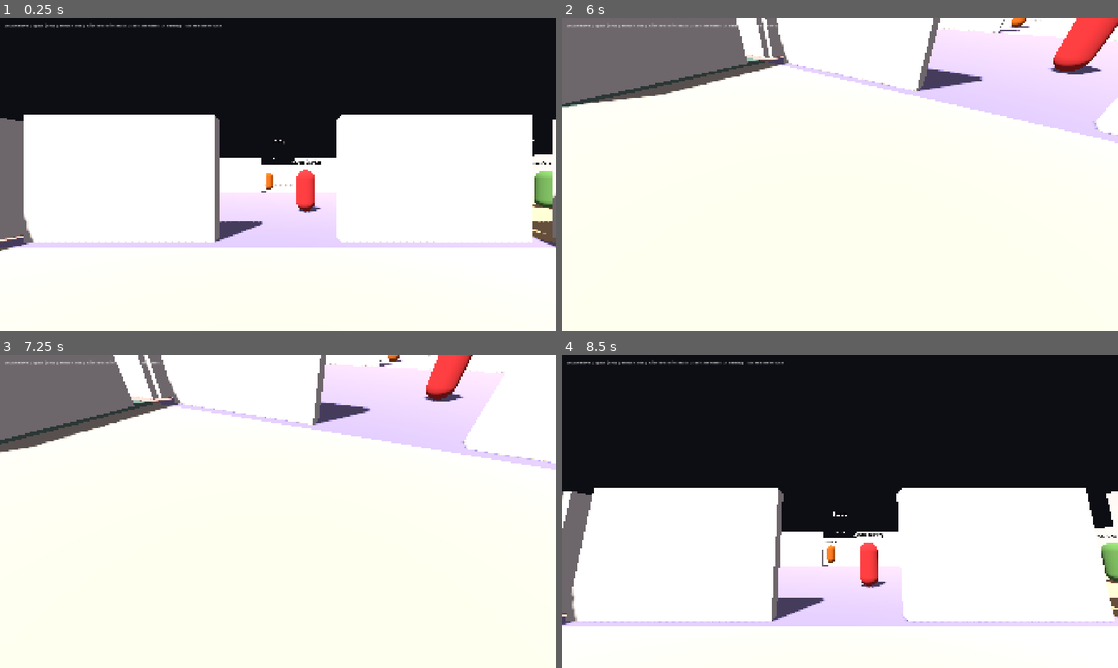
Above: before the commit, frames 1-4 (two rows, left to right).
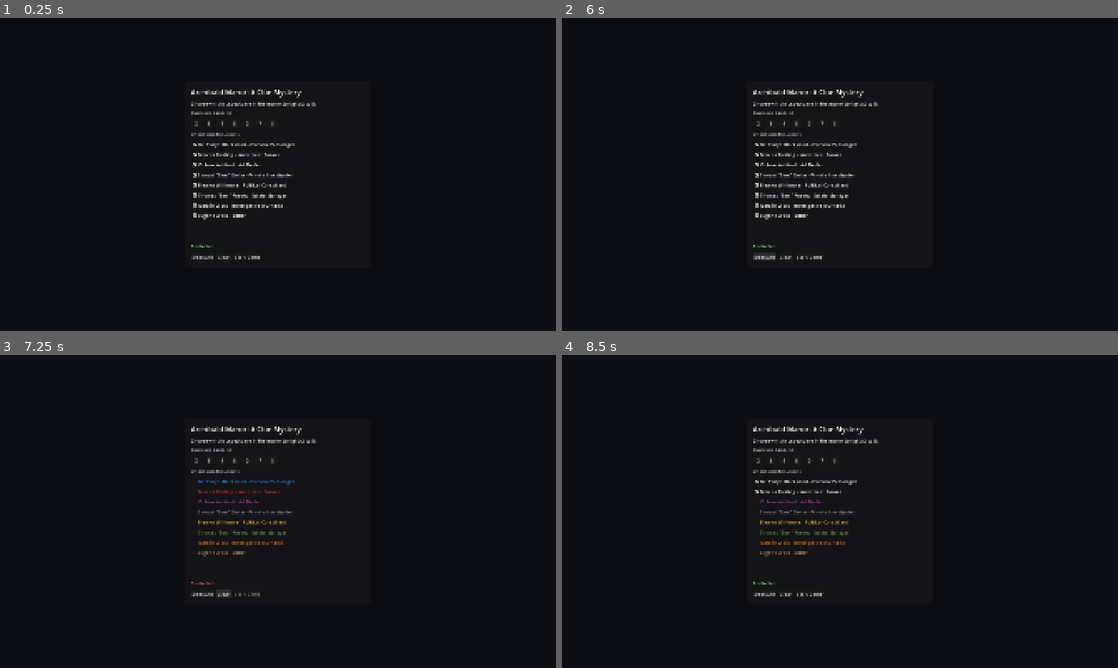
Above: after the commit, the same moments.

Repository: TylerHat/ArchibaldManorMystery
Game: Godot game, scene res://Scenes/Main.tscn
Same seed, same stepped clock (60 frames per second), same inputs: the game is played once before the commit and once after it.
Inputs (mouse positions are in pixels of both pictures, inside the frame that each line leads up to):
- Up to frame 1 (0.25 s): no input
- Up to frame 2 (6 s): click (756, 124) at 0.5 s, where only the run after the commit has a clickable "2"; click (773, 124) at 1.25 s, where only the run after the commit has a clickable "3"; click (784, 124) at 2 s, where only the run after the commit has a clickable "4"; click (795, 124) at 2.75 s, where only the run after the commit has a clickable "5"; click (812, 124) at 3.5 s, where only the run after the commit has a clickable "6"; click (823, 124) at 4.25 s, where only the run after the commit has a clickable "7"; click (834, 124) at 5 s, where only the run after the commit has a clickable "8"; click (762, 255) at 5.75 s, where only the run after the commit has a clickable "Select All"
- Up to frame 3 (7.25 s): click (222, 592) at 6.5 s, where only the run after the commit has a clickable "Clear"
- Up to frame 4 (8.5 s): click (840, 480) at 7.25 s, where only the run after the commit has a clickable "Dr. Evelyn Blackwood - Forens…"; click (840, 492) at 8 s, where only the run after the commit has a clickable "Marcus Sterling - Investment …"

The runs differ from the first frame. In frame 1, 66% of the frame differs, in the area x 0-100%, y 1-100%; in frame 2, 100%, in the area x 0-100%, y 0-100%; in frame 3, 100%; in frame 4, 55%.

Commit message:
Added a page in the begining to select how many characters will be in game

Diff:
--- a/scripts/GameManager.gd
+++ b/scripts/GameManager.gd
@@ -121,6 +121,11 @@
 var murder_weapon: String = ""
 var murder_time: String = ""
 var transcript: Array = [] # [{character_id, question, answer}]
+
+# Which of the 8 CHARACTERS are actually in the mansion this game, chosen on
+# the pre-game selection screen. Defaults to all 8 if start_new_game() is
+# ever called without an explicit list (e.g. old save/dev code paths).
+var active_character_ids: Array = []
 
 var _histories: Dictionary = {} # character_id -> Array[{role, content}] (in-character roleplay memory)
 var _summaries: Dictionary = {} # character_id -> {timeline, motive, slipups} (empty {} = none yet / parse failed)
@@ -166,12 +171,23 @@
 		InputMap.action_add_event(action_name, ev)
 
 
-## Call this once when a fresh game (or a restart) begins. Picks a new random
-## murderer and resets every character's conversation memory.
-func start_new_game() -> void:
+## Call this once when a fresh game (or a restart) begins. `character_ids` is
+## the list of suspect ids chosen on the pre-game selection screen (2-8 of
+## them); if left empty, all 8 CHARACTERS are used. Picks a new random
+## murderer from among only the active suspects, and resets every active
+## character's conversation memory.
+func start_new_game(character_ids: Array = []) -> void:
 	randomize()
-	var idx := randi() % CHARACTERS.size()
-	murderer_id = CHARACTERS[idx]["id"]
+	if character_ids.is_empty():
+		active_character_ids = []
+		for c in CHARACTERS:
+			active_character_ids.append(c["id"])
+	else:
+		active_character_ids = character_ids.duplicate()
+
+	var pool := active_characters()
+	var idx := randi() % pool.size()
+	murderer_id = pool[idx]["id"]
 	murder_weapon = WEAPON_OPTIONS[randi() % WEAPON_OPTIONS.size()]
 	murder_time = TIME_OPTIONS[randi() % TIME_OPTIONS.size()]
 	transcript.clear()
@@ -181,7 +197,7 @@
 	_request_queue.clear()
 	_busy = false
 	_current_request = {}
-	for c in CHARACTERS:
+	for c in pool:
 		_histories[c["id"]] = [{"role": "system", "content": _build_system_prompt(c["id"])}]
 
 	var mc := get_character(murderer_id)
@@ -193,6 +209,16 @@
 		if c["id"] == id:
 			return c
 	return {}
+
+
+## The subset of CHARACTERS actually in the mansion this game, in the same
+## stable order as CHARACTERS (order doesn't depend on selection order).
+func active_characters() -> Array:
+	var out := []
+	for c in CHARACTERS:
+		if active_character_ids.has(c["id"]):
+			out.append(c)
+	return out
 
 
 func _build_system_prompt(id: String) -> String:
--- a/scripts/Main.gd
+++ b/scripts/Main.gd
@@ -81,15 +81,30 @@
 
 var name_regexes: Dictionary = {} # character_id -> compiled RegEx matching that suspect's name variants
 
+var selection_layer: CanvasLayer
+var selection_checkboxes: Dictionary = {} # character_id -> CheckBox
+var selection_count_label: Label
+var selection_start_button: Button
+
 
 func _ready() -> void:
 	add_to_group("main_controller")
-	GameManager.start_new_game()
 	GameManager.ollama_response.connect(_on_ollama_response)
 	GameManager.ollama_error.connect(_on_ollama_error)
 	GameManager.summary_ready.connect(_on_summary_ready)
 	GameManager.summary_error.connect(_on_summary_error)
 
+	# The mouse may still be captured (MOUSE_MODE_CAPTURED) from a previous
+	# game if this is a "Play Again" scene reload - make sure it's free so
+	# the player can click checkboxes on the selection screen below.
+	Input.mouse_mode = Input.MOUSE_MODE_VISIBLE
+	_build_selection_screen()
+
+
+## Builds the whole game (mansion, suspects, player, UI) once the player has
+## picked which suspects are in tonight - called from _on_start_pressed().
+func _start_game(selected_ids: Array) -> void:
+	GameManager.start_new_game(selected_ids)
 	_build_name_regexes()
 	_build_world()
 	_build_mansion()
@@ -98,7 +113,168 @@
 	_build_ui()
 
 
+# --------------------------------------------------------- selection screen --
+# A pre-game screen letting the player choose 2-8 of the 8 suspects, either by
+# checking them individually or via a "Random N" quick-select row. The mansion
+# itself is always the same fixed 3x3 grid of 9 rooms; suspects who aren't
+# chosen simply don't get spawned into their room.
+
+func _build_selection_screen() -> void:
+	selection_layer = CanvasLayer.new()
+	add_child(selection_layer)
+
+	var bg := ColorRect.new()
+	bg.color = Color(0.05, 0.05, 0.08, 1.0)
+	bg.set_anchors_preset(Control.PRESET_FULL_RECT)
+	bg.mouse_filter = Control.MOUSE_FILTER_IGNORE
+	selection_layer.add_child(bg)
+
+	var panel := Panel.new()
+	panel.set_anchors_preset(Control.PRESET_CENTER)
+	var panel_size := Vector2(640, 640)
+	panel.size = panel_size
+	panel.position = -panel_size / 2.0
+	selection_layer.add_child(panel)
+
+	var vbox := VBoxContainer.new()
+	vbox.set_anchors_preset(Control.PRESET_FULL_RECT)
+	vbox.offset_left = 20
+	vbox.offset_top = 20
+	vbox.offset_right = -20
+	vbox.offset_bottom = -20
+	vbox.add_theme_constant_override("separation", 10)
+	panel.add_child(vbox)
+
+	var title := Label.new()
+	title.text = "Archibald Manor: A Clue Mystery"
+	title.add_theme_font_size_override("font_size", 24)
+	vbox.add_child(title)
+
+	var subtitle := Label.new()
+	subtitle.text = "Choose which suspects are in the manor tonight (2 to %d)." % GameManager.CHARACTERS.size()
+	subtitle.autowrap_mode = TextServer.AUTOWRAP_WORD
+	vbox.add_child(subtitle)
+
+	var quick_label := Label.new()
+	quick_label.text = "Quick pick (random):"
+	quick_label.add_theme_font_size_override("font_size", 14)
+	quick_label.add_theme_color_override("font_color", Color(1, 1, 1, 0.75))
+	vbox.add_child(quick_label)
+
+	var quick_row := HBoxContainer.new()
+	quick_row.add_theme_constant_override("separation", 6)
+	vbox.add_child(quick_row)
+	for n in range(2, GameManager.CHARACTERS.size() + 1):
+		var qbtn := Button.new()
+		qbtn.text = str(n)
+		qbtn.custom_minimum_size = Vector2(38, 34)
+		qbtn.pressed.connect(_random_select.bind(n))
+		quick_row.add_child(qbtn)
+
+	var list_label := Label.new()
+	list_label.text = "Or pick specific suspects:"
+	list_label.add_theme_font_size_override("font_size", 14)
+	list_label.add_theme_color_override("font_color", Color(1, 1, 1, 0.75))
+	vbox.add_child(list_label)
+
+	var scroll := ScrollContainer.new()
+	scroll.custom_minimum_size = Vector2(0, 260)
+	scroll.size_flags_vertical = Control.SIZE_EXPAND_FILL
+	vbox.add_child(scroll)
+
+	var list_vbox := VBoxContainer.new()
+	list_vbox.add_theme_constant_override("separation", 4)
+	list_vbox.size_flags_horizontal = Control.SIZE_EXPAND_FILL
+	scroll.add_child(list_vbox)
+
+	selection_checkboxes.clear()
+	for c in GameManager.CHARACTERS:
+		var id: String = c["id"]
+		var cb := CheckBox.new()
+		cb.text = "%s - %s" % [String(c["name"]), String(c["job"])]
+		cb.button_pressed = true
+		cb.add_theme_color_override("font_color", NPC_COLORS.get(id, Color.WHITE))
+		cb.add_theme_color_override("font_hover_color", NPC_COLORS.get(id, Color.WHITE))
+		cb.toggled.connect(func(_pressed): _update_selection_count())
+		list_vbox.add_child(cb)
+		selection_checkboxes[id] = cb
+
+	selection_count_label = Label.new()
+	vbox.add_child(selection_count_label)
+
+	var button_row := HBoxContainer.new()
+	button_row.add_theme_constant_override("separation", 10)
+	vbox.add_child(button_row)
+
+	var all_btn := Button.new()
+	all_btn.text = "Select All"
+	all_btn.pressed.connect(func(): _set_all_checkboxes(true))
+	button_row.add_child(all_btn)
+
+	var none_btn := Button.new()
+	none_btn.text = "Clear"
+	none_btn.pressed.connect(func(): _set_all_checkboxes(false))
+	button_row.add_child(none_btn)
+
+	selection_start_button = Button.new()
+	selection_start_button.text = "Start Game"
+	selection_start_button.pressed.connect(_on_start_pressed)
+	button_row.add_child(selection_start_button)
+
+	_update_selection_count()
+
+
+func _random_select(n: int) -> void:
+	var ids := []
+	for c in GameManager.CHARACTERS:
+		ids.append(c["id"])
+	ids.shuffle()
+	var chosen := {}
+	for i in range(min(n, ids.size())):
+		chosen[ids[i]] = true
+	for id in selection_checkboxes.keys():
+		selection_checkboxes[id].set_pressed_no_signal(chosen.has(id))
+	_update_selection_count()
+
+
+func _set_all_checkboxes(pressed: bool) -> void:
+	for id in selection_checkboxes.keys():
+		selection_checkboxes[id].set_pressed_no_signal(pressed)
+	_update_selection_count()
+
+
+func _update_selection_count() -> void:
+	var count := 0
+	for id in selection_checkboxes.keys():
+		if selection_checkboxes[id].button_pressed:
+			count += 1
+	var max_count: int = GameManager.CHARACTERS.size()
+	selection_count_label.text = "%d selected" % count
+	if count < 2 or count > max_count:
+		selection_count_label.add_theme_color_override("font_color", Color(1, 0.45, 0.45))
+		selection_start_button.disabled = true
+	else:
+		selection_count_label.add_theme_color_override("font_color", Color(0.55, 1, 0.55))
+		selection_start_button.disabled = false
+
+
+func _on_start_pressed() -> void:
+	var selected_ids := []
+	for c in GameManager.CHARACTERS: # keep CHARACTERS' stable order regardless of click order
+		var id: String = c["id"]
+		if selection_checkboxes[id].button_pressed:
+			selected_ids.append(id)
+	if selected_ids.size() < 2:
+		return
+
+	selection_layer.queue_free()
+	selection_layer = null
+	_start_game(selected_ids)
+
+
 func _unhandled_input(event: InputEvent) -> void:
+	if selection_layer != null:
+		return # still on the pre-game suspect-selection screen; nothing to handle yet
 	if event.is_action_pressed("ui_cancel"):
 		if dialogue_panel and dialogue_panel.visible:
 			close_dialogue()
@@ -280,7 +456,7 @@
 # -------------------------------------------------------------- characters --
 
 func _spawn_npcs() -> void:
-	for c in GameManager.CHARACTERS:
+	for c in GameManager.active_characters():
 		var center: Vector3 = room_centers.get(c["room"], Vector3.ZERO)
 		var npc := StaticBody3D.new()
 		npc.name = "NPC_" + c["id"]
@@ -552,7 +728,7 @@
 
 	notes_tab_buttons.clear()
 	notes_flag_dots.clear()
-	for c in GameManager.CHARACTERS:
+	for c in GameManager.active_characters():
 		var id: String = c["id"]
 		var color: Color = NPC_COLORS.get(id, Color.WHITE)
 
@@ -700,7 +876,7 @@
 	var variant_owner: Dictionary = {} # lowercase variant -> character_id, or "AMBIGUOUS"
 	var variants_by_char: Dictionary = {} # character_id -> Array[String]
 
-	for c in GameManager.CHARACTERS:
+	for c in GameManager.active_characters():
 		var id: String = c["id"]
 		var variants: Array = _name_variants(c)
 		variants_by_char[id] = variants
@@ -712,7 +888,7 @@
 				variant_owner[key] = id
 
 	name_regexes.clear()
-	for c in GameManager.CHARACTERS:
+	for c in GameManager.active_characters():
 		var id: String = c["id"]
 		var valid_variants: Array = []
 		for v in variants_by_char[id]:
@@ -898,7 +1074,7 @@
 
 
 func _first_interviewed_character() -> String:
-	for c in GameManager.CHARACTERS:
+	for c in GameManager.active_characters():
 		if not GameManager.get_transcript_for(c["id"]).is_empty():
 			return c["id"]
 	return ""
Not shown, added: GitCommands.md
Not shown, changed: README.md
